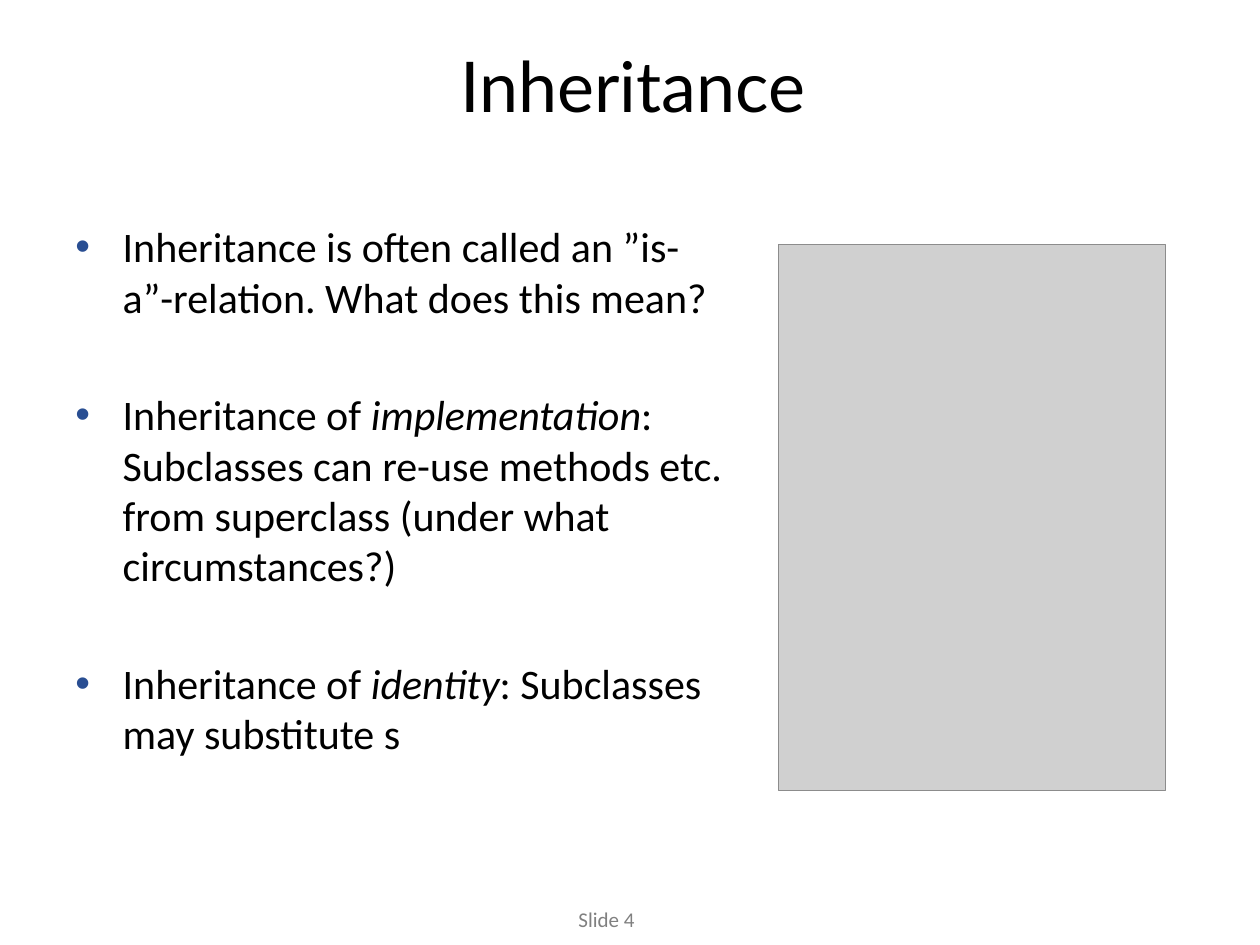
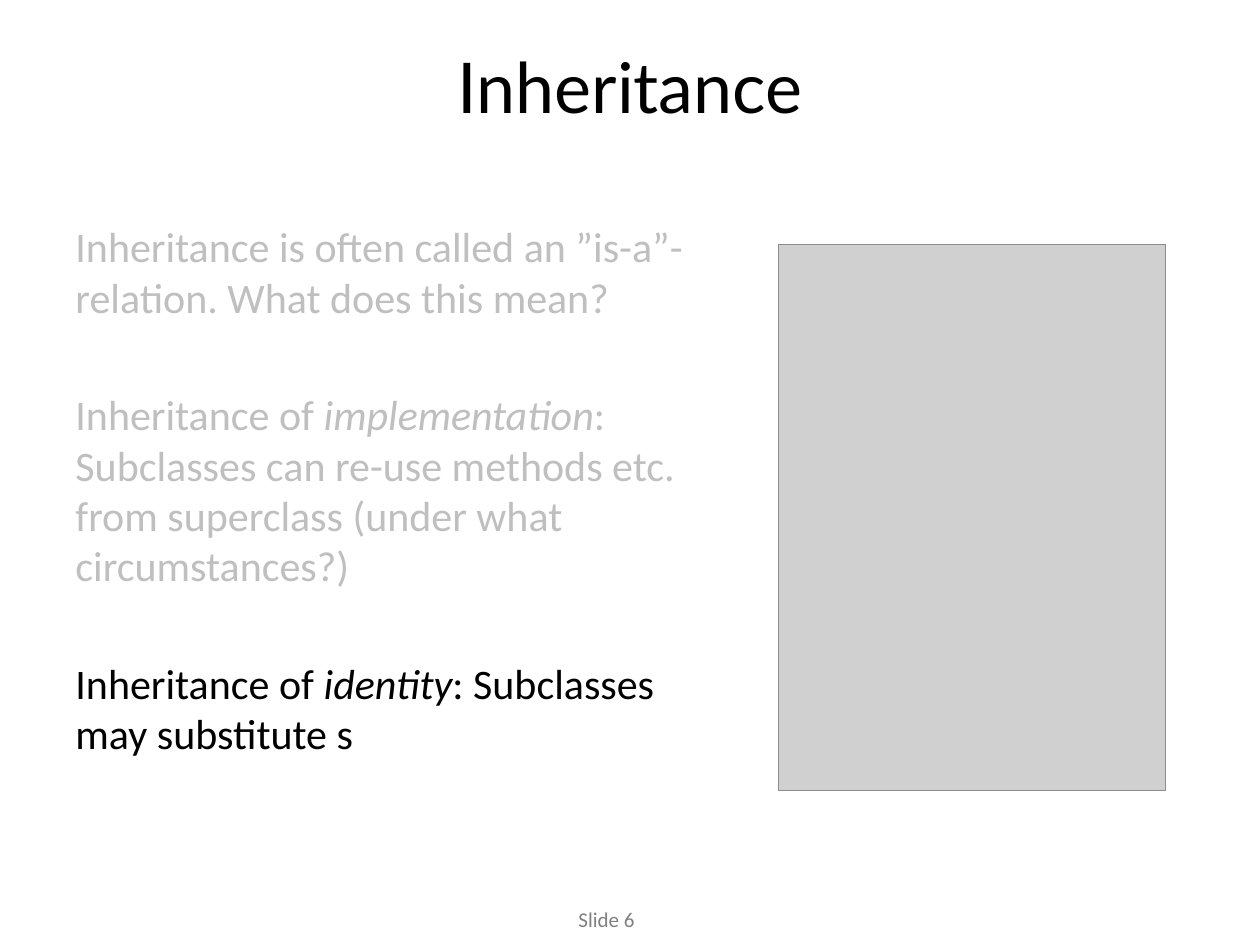
Before and after one commit to codesmurf/st3its3_teaching, a slide deck: slide 6 of 01 Intro + Opsamling + Interfaces/OO recap.pptx (slide 4 before the commit). Drawn at 1260x945 pixels with LibreOffice and Linux fonts; fonts in the diff are those of the drawing; grey boxes stand for pictures; background and template pictures are left out. Boxes give left, top, right and bottom in pixels: in the first picture for what was removed or moved away, otherwise in the second. Text is boxed around its words. In the diff, an @@ line names an element or a change of style, - is before the commit and + after.

```diff
--- a/01 Intro + Opsamling + Interfaces/OO recap.pptx
+++ b/01 Intro + Opsamling + Interfaces/OO recap.pptx
@@ text "Inheritance is often called an ..." at <box>75,233,682,756</box>: text colour #000000 to #BFBFBF in "Inheritance is often called an ”is-a”-relation. What ...", "Inheritance of implementation: Subclasses can re-use methods ..."; bullet • to none @@
@@ page number at <box>578,912,635,927</box>: text changed @@
-Slide 4
+Slide 6
```
Also in this commit, not shown: 13 other slides changed, 13 slides added.
